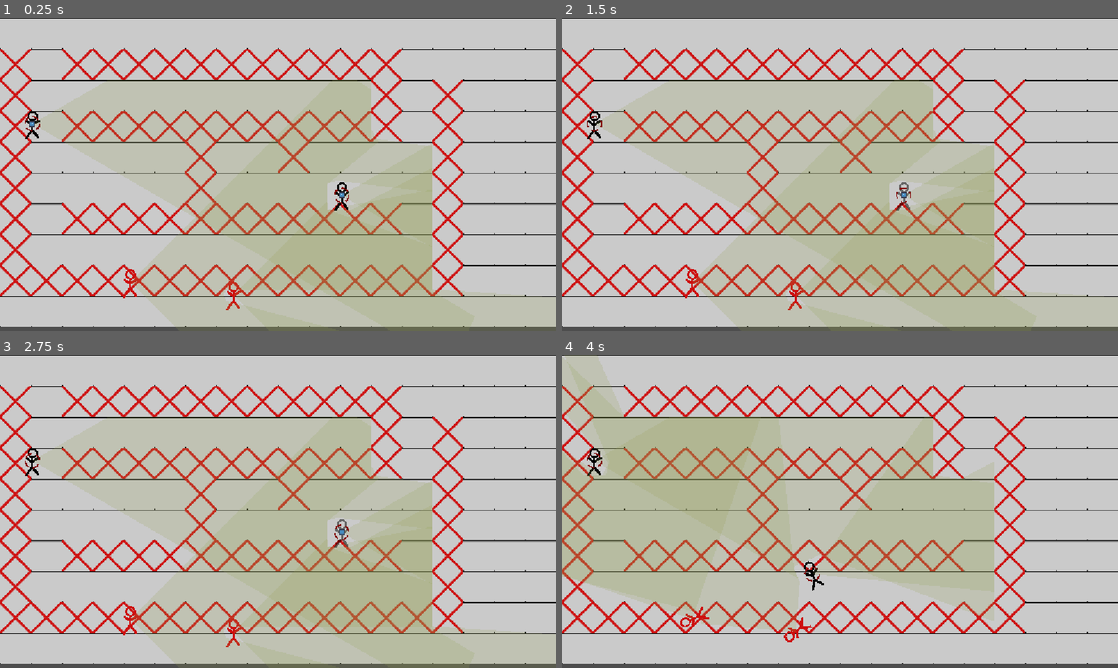
Above: before the commit, frames 1-4 (two rows, left to right).
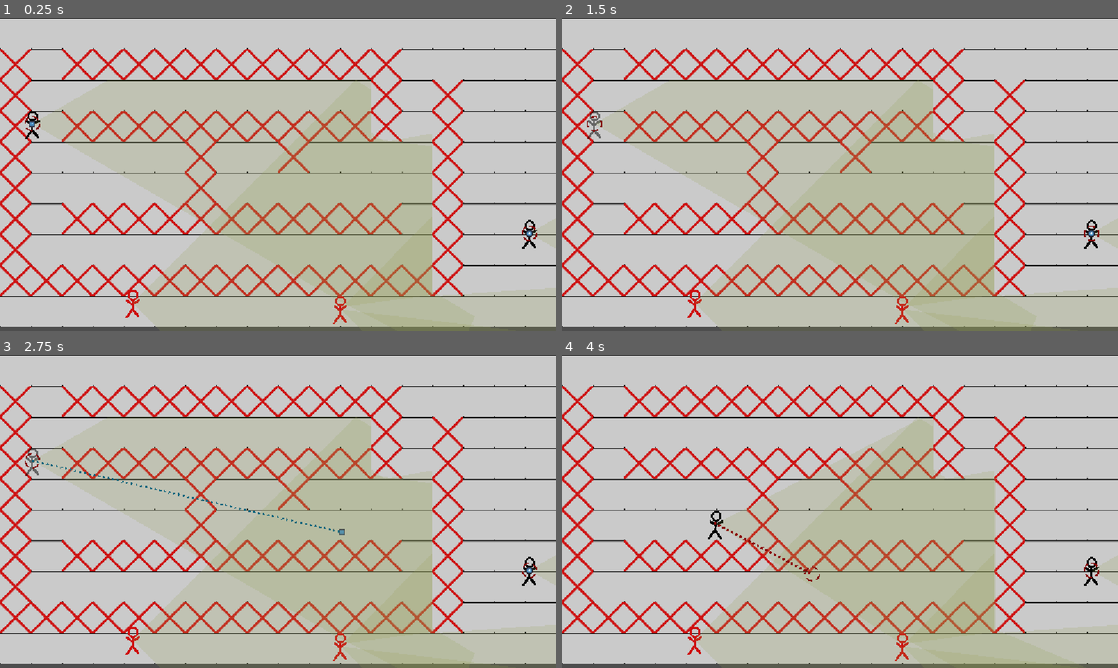
Above: after the commit, the same moments.

Repository: NevenIlincic/Tactical_Move
Game: Godot game, scene res://Scenes/Test_Scene.tscn
Same seed, same stepped clock (60 frames per second), same inputs: the game is played once before the commit and once after it. The engine's default icon, where the game draws it, is replaced by a stand-in: a white triangle on a blue panel in a dark square.
Inputs (mouse positions are in pixels of both pictures, inside the frame that each line leads up to):
- Up to frame 1 (0.25 s): no input
- Up to frame 2 (1.5 s): tap Enter at 0.5 s; move the mouse to (595, 124) at 0.52 s; right-click (595, 124) at 0.6 s; click (595, 124) at 0.67 s; tap Z (rotate_player_after_move) at 0.8, 1.35 s; tap W (reset_look_at_path) at 1.25 s; move the mouse to (901, 196) at 1.27 s; click (901, 196) at 1.42 s
- Up to frame 3 (2.75 s): right-click (339, 533) at 1.55 s; tap Q (reset_path) at 2 s; move the mouse to (333, 442) at 2.02 s; press the mouse at (333, 442) at 2.03 s; tap Z (rotate_player_after_move) at 2.3 s
- Up to frame 4 (4 s): tap X (reset_rotate_player_after_move) at 2.75 s; move the mouse to (812, 574) at 2.77 s; release the mouse at (812, 574) at 2.78 s; tap Space (move_confirm) at 2.85 s; click (812, 574) at 2.92 s; right-click (812, 574) at 3.05 s; move the mouse to (1006, 558) at 3.52 s; right-click (1006, 558) at 3.6 s; click (1006, 558) at 3.67 s; tap Z (rotate_player_after_move) at 3.8 s

The runs differ from the first frame. In frame 1, 0.9% of the frame differs, in the area x 22-100%, y 37-98%; in frame 2, 1.0%; in frame 3, 1.1%; in frame 4, 27%, in the area x 0-100%, y 0-100%.

Commit message:
[UPDATE] Refactor Soldier, Player and Enemy script

Diff:
--- a/Scenes/Test_Scene.tscn
+++ b/Scenes/Test_Scene.tscn
@@ -78,9 +78,10 @@
 weapon_stats = ExtResource("8_argnq")
 metadata/_custom_type_script = "uid://bqnc1ha42r85"
 
-[sub_resource type="Resource" id="Resource_8c5ma"]
-script = ExtResource("5_8c5ma")
-base_value = 45.0
+[sub_resource type="Resource" id="Resource_6uspl"]
+resource_local_to_scene = true
+script = ExtResource("5_8c5ma")
+base_value = 30.0
 metadata/_custom_type_script = "uid://bencr8mnns7ut"
 
 [sub_resource type="Resource" id="Resource_stuxa"]
@@ -104,8 +105,13 @@
 speed = SubResource("Resource_xq73l")
 reaction_time = SubResource("Resource_42oyf")
 max_travel_distance = SubResource("Resource_stuxa")
-HP = SubResource("Resource_8c5ma")
-metadata/_custom_type_script = "uid://cp4iog725gtuq"
+HP = SubResource("Resource_6uspl")
+metadata/_custom_type_script = "uid://cp4iog725gtuq"
+
+[sub_resource type="Resource" id="Resource_tq75k"]
+script = ExtResource("7_88mxo")
+weapon_stats = ExtResource("8_argnq")
+metadata/_custom_type_script = "uid://bqnc1ha42r85"
 
 [sub_resource type="Resource" id="Resource_518se"]
 resource_local_to_scene = true
@@ -113,34 +119,24 @@
 base_value = 30.0
 metadata/_custom_type_script = "uid://bencr8mnns7ut"
 
-[sub_resource type="Resource" id="Resource_tq75k"]
+[sub_resource type="Resource" id="Resource_7tbrw"]
+resource_local_to_scene = true
+script = ExtResource("6_ltieu")
+speed = SubResource("Resource_xq73l")
+reaction_time = SubResource("Resource_42oyf")
+max_travel_distance = SubResource("Resource_stuxa")
+HP = SubResource("Resource_518se")
+metadata/_custom_type_script = "uid://cp4iog725gtuq"
+
+[sub_resource type="Resource" id="Resource_3vrl3"]
+script = ExtResource("7_88mxo")
+weapon_stats = ExtResource("8_argnq")
+metadata/_custom_type_script = "uid://bqnc1ha42r85"
+
+[sub_resource type="Resource" id="Resource_q2r4x"]
+resource_local_to_scene = true
 script = ExtResource("5_8c5ma")
 base_value = 1000.0
-metadata/_custom_type_script = "uid://bencr8mnns7ut"
-
-[sub_resource type="Resource" id="Resource_3vrl3"]
-script = ExtResource("5_8c5ma")
-base_value = 0.4
-metadata/_custom_type_script = "uid://bencr8mnns7ut"
-
-[sub_resource type="Resource" id="Resource_6uspl"]
-script = ExtResource("5_8c5ma")
-base_value = 250.0
-metadata/_custom_type_script = "uid://bencr8mnns7ut"
-
-[sub_resource type="Resource" id="Resource_7tbrw"]
-resource_local_to_scene = true
-script = ExtResource("6_ltieu")
-speed = SubResource("Resource_6uspl")
-reaction_time = SubResource("Resource_3vrl3")
-max_travel_distance = SubResource("Resource_tq75k")
-HP = SubResource("Resource_518se")
-metadata/_custom_type_script = "uid://cp4iog725gtuq"
-
-[sub_resource type="Resource" id="Resource_q2r4x"]
-resource_local_to_scene = true
-script = ExtResource("5_8c5ma")
-base_value = 30.0
 metadata/_custom_type_script = "uid://bencr8mnns7ut"
 
 [sub_resource type="Resource" id="Resource_nja13"]
@@ -188,21 +184,22 @@
 
 [node name="Player" parent="." unique_id=1108589071 instance=ExtResource("4_10mtb")]
 position = Vector2(67, 219)
-current_engagement_rule = 2
 soldier_stats = SubResource("Resource_grcoo")
 weapons = Array[ExtResource("6_mykrp")]([SubResource("Resource_yn6en")])
 
 [node name="Enemy3" parent="." unique_id=2042909401 instance=ExtResource("5_svcn8")]
-position = Vector2(484, 573)
+position = Vector2(705, 602)
 HP = 20.0
 soldier_stats = SubResource("Resource_513u8")
+weapons = Array[ExtResource("6_mykrp")]([SubResource("Resource_tq75k")])
 
 [node name="Enemy2" parent="." unique_id=2085944523 instance=ExtResource("5_svcn8")]
-position = Vector2(270, 547)
+position = Vector2(275, 590)
 soldier_stats = SubResource("Resource_7tbrw")
+weapons = Array[ExtResource("6_mykrp")]([SubResource("Resource_3vrl3")])
 
 [node name="Player2" parent="." unique_id=1802276897 instance=ExtResource("4_10mtb")]
-position = Vector2(708, 367)
-current_engagement_rule = 1
+position = Vector2(1097, 446)
+current_engagement_rule = 2
 soldier_stats = SubResource("Resource_nja13")
 weapons = Array[ExtResource("6_mykrp")]([SubResource("Resource_kw30y")])
--- a/Scenes/test_scene.gd
+++ b/Scenes/test_scene.gd
@@ -15,6 +15,7 @@
 
 var current_state: State
 
+var nesto
 func _ready() -> void:
 	for player in get_tree().get_nodes_in_group("Player"):
 		if player is Player:
--- a/Scripts/Patterns/State/Level_State/action_state.gd
+++ b/Scripts/Patterns/State/Level_State/action_state.gd
@@ -22,7 +22,6 @@
 	connect_to_signals()
 
 	vision_manager = VisionManager.new()
-
 	for player: Soldier in alive_soldiers.keys():
 		player.do_actions()
 
@@ -42,14 +41,6 @@
 
 	for player: Soldier in alive_soldiers.keys():
 		player.do_while_action(delta)
-		#if len(alive_soldiers) == 1:
-			#print(player.is_soldier_walking(), " ", player.has_enemies_in_sight())
-		#if not player.is_in_finished_state():
-			#all_players_finished_moves = false
-
-	#if all_players_finished_moves:
-		#await level.get_tree().create_timer(1.0).timeout
-		#level.set_level_state(PlayerSetMoveState.new([level]))
 
 func check_for_deletion():
 	for player in alive_soldiers.keys():
--- a/Scripts/Patterns/State/Weapon_State/weapon_shooting_state.gd
+++ b/Scripts/Patterns/State/Weapon_State/weapon_shooting_state.gd
@@ -28,8 +28,5 @@
 func check_can_shoot_target():
 	return current_weapon.enemy_to_shoot and not current_weapon.enemy_to_shoot.is_killed
 
-#HAS TO BE OVERRIDEN!
 func on_target_killed(enemy_killed: Soldier, killed_by: Soldier):
 	Signals.enemy_soldier_killed.emit(enemy_killed, killed_by)
-	#killed_by.on_enemy_soldier_killed(enemy_killed, killed_by)
-	#Signals.enemy_killed.emit(current_weapon.enemy_to_shoot, current_weapon.weapon_owner)
--- a/Scripts/Patterns/Strategy/Engagement_Strategy/stop_shoot_following_strategy.gd
+++ b/Scripts/Patterns/Strategy/Engagement_Strategy/stop_shoot_following_strategy.gd
@@ -6,7 +6,6 @@
 		player.current_weapon.change_enemy_to_shoot(enemy)
 	player.follow_enemy_with_rotation = true
 	player.set_point_to_look(enemy)
-
 	stop_movement(player)
 
 	if not (player.current_weapon.weapon_state is WeaponReloadState
--- a/Scripts/Soldier/Enemy/enemy.gd
+++ b/Scripts/Soldier/Enemy/enemy.gd
@@ -5,8 +5,6 @@
 @export var HP: float = 100.0
 #FOR PLAYER
 var num_seen_by: int = 0
-
-#FOR ENEMY
 
 func show_enemy():
 	visible = true
@@ -18,39 +16,26 @@
 		visible = false
 
 func _ready() -> void:
-	#pass
+	super._ready()
 	#visible = false
 	engagement_strategy = StopShootFollowingStrategy.new()
 	point_to_look = Vector2.ZERO
-	#connect_to_signals()
-	#var tween = create_tween()
-	#tween.tween_property(self, "global_position", Vector2(20,20), 40)
 
-func do_while_action(delta: float):
-	check_enemy_looking_at()
+func set_point_to_look(point):
+	point_to_look = point
+	if not check_is_point_to_look_vector():
+		point_to_look = point.global_position
 
-func do_actions():
+
+func _pre_move_actions():
+	#ADD LOGIC FOR PLAYER MOVEMENT (probably will use built-in A* algorithm)
+	#var i: int = randi() % 500 + 1
+	#player_path.append(Vector2(i, i)) #Only for test
 	Signals.player_move_finished.emit(self)
-func set_point_to_look(point):
-	pass
+	#check_soldier_has_action()
 
 func check_enemy_looking_at():
 	if enemy_to_shoot:
 		look_at(enemy_to_shoot.global_position)
 	else:
 		look_at(point_to_look)
-
-#func connect_to_signals():
-	#Signals.shoot_player.connect(_on_player_seen)
-	#Signals.hide_player.connect(_on_player_lost)
-#
-#func _on_player_seen(enemy: Enemy, player: Player):
-	#if enemy != self:
-		#return
-	#enemies_in_sight[player] = true
-	#on_engagement_action(player)
-	#
-#func _on_player_lost(enemy: Enemy, player: Player):
-	#if self != enemy or not player:
-		#return
-	#enemies_in_sight[player] = true
--- a/Scripts/Soldier/Player/player.gd
+++ b/Scripts/Soldier/Player/player.gd
@@ -5,7 +5,6 @@
 var is_selected: bool = false
 
 #LINE PATH NODES
-var player_path: Array[Vector2]
 @onready var player_path_line: PlayerPathLine = $Player_Path_Line
 @onready var player_look_at_line: PlayerLookAtLine = $Player_Look_At_Line
 @onready var player_look_at_line_after_move: Line2D = $Player_Look_At_Line_After_Move
@@ -31,28 +30,15 @@
 #####
 #VISION (FOW)
 var rays: Array[RayCast2D] = []
-
-
-
 func _ready() -> void:
 	super._ready()
-	player_path.append(global_position)
 	set_up_lines_data()
 	#connect_to_signals()
-	if not weapons.is_empty():
-		current_weapon = weapons[0]
-		current_weapon.set_weapon_owner(self)
 
 	change_engagement_strategy(current_engagement_rule)
 	#MOVE TO POSITION MARKER
 	animation_player.play("Position_Marker_Rotation")
 	move_to_position_marker.global_position = global_position
-
-#func is_player_shooting() -> bool:
-	#return is_shooting
-
-#Checks if player is in his finished state
-
 
 func set_up_lines_data():
 	player_path_line.add_point(global_position)
@@ -61,33 +47,22 @@
 	player_look_at_line_after_move.add_point(global_position)
 
 func set_after_move_looking_point(point: Vector2):
-	after_move_looking_point = point
+	super.set_after_move_looking_point(point)
 	if player_look_at_line_after_move.get_point_count() == 1:
 		player_look_at_line_after_move.add_point(point)
 	else:
 		player_look_at_line_after_move.set_point_position(1, point)
 func reset_after_move_looking_point():
-	after_move_looking_point = null
+	super.reset_after_move_looking_point()
 	player_look_at_line_after_move.clear_points()
 	if len(player_path) > 1:
 		player_look_at_line_after_move.add_point(player_path[-1])
 	else:
 		player_look_at_line_after_move.add_point(global_position)
-#func connect_to_signals():
-	##Signals.move_player.connect(move)
-	#Signals.show_enemy.connect(_on_enemy_seen)
-	#Signals.hide_enemy.connect(_on_enemy_lost)
-	##Signals.enemy_killed.connect(_on_enemy_killed)
 
-#Called when ActionState
-func do_while_action(delta: float):
-	check_is_enemy_in_sight()
-	set_player_looking_at()
-	#vision_polygon.update_vision()
+func do_while_action_extra():
 	move_player_look_at_line_start_position()
 	gradually_remove_path_line()
-	if current_weapon:
-		current_weapon.update(delta)
 
 func change_engagement_strategy(rule: EngagementRules):
 	match rule:
@@ -129,11 +104,8 @@
 	if not check_is_point_to_look_vector():
 		point_to_look = point.global_position
 		look_at_position_sprite.visible = false
-		#if not initial_point:
-			#initial_point = point_to_look
 		return
-	#if not initial_point:
-			#initial_point = point_to_look
+
 	look_at_position_sprite.visible = true
 	look_at_position_sprite.global_position = point_to_look
 	if player_look_at_line.get_point_count() == 1:
@@ -145,68 +117,13 @@
 	point_to_look = null
 	player_look_at_line.reset_path()
 
-func check_is_point_to_look_vector() -> bool:
-	if point_to_look:
-		if point_to_look is Vector2:
-			return true
-		return false
-	return false
 func set_player_path(new_path: Array[Vector2]):
 	player_path = new_path
 
-func do_initial_player_rotation(tween: Tween):
-	var target_point: Vector2 = global_position
-	if point_to_look:
-		target_point = point_to_look
-	#if point_to_look:
-	var	target_angle = global_position.angle_to_point(target_point)
-	var start_angle = rotation
-
-	tween.tween_method(
-		func(weight: float): rotation = lerp_angle(start_angle, target_angle, weight),
-		0.0, 1.0, 0.15
-	)
-	await tween.finished.connect(_on_rotation_stop)
-	#else:
-		#tween.kill()
-func do_movement(tween: Tween):
-	#if len(player_path) > 1:
-	var current_position = global_position
-	for target_position in player_path:
-		var distance = current_position.distance_to(target_position)
-		var duration = distance / soldier_stats.speed.get_value()
-		tween.tween_property(self, "global_position", target_position, duration)
-
-		current_position = target_position
-	await tween.finished.connect(_on_move_stop)
-	#else:
-		#tween.kill()
-
-func _on_move_stop():
-	is_walking = false
-	if after_move_looking_point:
-		point_to_look = after_move_looking_point
-		var tween: Tween = create_tween()
-		do_initial_player_rotation(tween)
-		await tween.finished
-		reset_after_move_looking_point()
-		set_player_looking_at()
-		#if not enemies_in_sight.is_empty():
-		#	Signals.player_move_continued.emit(self)
-	if is_in_finished_state():
-		Signals.player_move_finished.emit(self)
-func _on_rotation_stop():
-	if is_in_finished_state():
-		Signals.player_move_finished.emit(self)
-
-func check_soldier_has_action():
-	if len(player_path) > 1 or point_to_look:
-		Signals.player_move_continued.emit(self)
 #Executes when player confirmes end moves
 func do_actions():
 	is_walking = true
 	check_soldier_has_action()
-	#check_for_temporary_perks()
 	player_look_at_line.reset_path()
 	await _move()
 	_on_actions_finished()
@@ -216,26 +133,8 @@
 func check_for_temporary_perks():
 	UpgradeManager.apply_movement_penalty_perk(self)
 
-var rotation_tween: Tween
-var move_tween: Tween
-func _move():
-	is_walking = true
-	rotation_tween = create_tween()
-	move_tween = create_tween()
-	do_initial_player_rotation(rotation_tween)
-	do_movement(move_tween)
-	if move_tween and move_tween.is_valid():
-		await move_tween.finished
-	if rotation_tween and rotation_tween.is_valid():
-		await rotation_tween.finished
-	is_walking = false
-
-
-func _on_actions_finished():
-	player_path.clear()
-	point_to_look = null
-	player_path.append(global_position)
-
+func _pre_move_actions():
+	check_soldier_has_action()
 
 
 func _on_selection_area_input_event(viewport: Node, event: InputEvent, shape_idx: int) -> void:
@@ -256,15 +155,17 @@
 
 
 func reset_path():
-	player_path.clear()
-	player_path.append(global_position)
+	super.reset_path()
+	#player_path.clear()
+	#player_path.append(global_position)
 	player_path_line.reset_path()
 	move_to_position_marker.global_position = global_position
-	reset_after_move_looking_point()
+	#reset_after_move_looking_point()
 
 func _on_enemy_seen_extra(enemy: Soldier) -> void:
 	(enemy as Enemy).show_enemy()
 
 func _on_enemy_lost_extra(enemy: Soldier) -> void:
-	(enemy as Enemy).hide_enemy()
+	if not enemy is Player:
+		(enemy as Enemy).hide_enemy()
 	#point_to_look = null
--- a/Scripts/Soldier/soldier.gd
+++ b/Scripts/Soldier/soldier.gd
@@ -7,11 +7,15 @@
 var is_killed: bool = false
 var is_walking: bool = false
 var follow_enemy_with_rotation = false
+
 var enemy_to_shoot: Soldier
 var enemies_in_sight: Dictionary = {} #{Soldier: true}
 var after_move_looking_point #Vector2/null
 var point_to_look #Vector2/Soldier
-
+var player_path: Array[Vector2]
+
+var rotation_tween: Tween
+var move_tween: Tween
 
 @export var soldier_stats: PlayerStats:
 	set(value):
@@ -33,13 +37,21 @@
 @export var current_weapon: Weapon
 
 func _ready() -> void:
+	connect_to_signals()
+	player_path.append(global_position)
+
+	if not weapons.is_empty():
+		current_weapon = weapons[0]
+		current_weapon.set_weapon_owner(self)
+
+func _physics_process(delta: float) -> void:
+	vision_polygon.update_vision()
+	#print(is_walking, " ", has_enemies_in_sight())
+
+func connect_to_signals():
 	Signals.enemy_soldier_killed.connect(_on_enemy_soldier_killed)
 	Signals.show_enemy.connect(_on_enemy_seen)
 	Signals.hide_enemy.connect(_on_enemy_lost)
-
-func _physics_process(delta: float) -> void:
-	vision_polygon.update_vision()
-	#print(is_walking, " ", has_enemies_in_sight())
 
 func _on_enemy_soldier_killed(enemy_killed: Soldier, killed_by: Soldier):
 	if enemies_in_sight.has(enemy_killed):
@@ -69,10 +81,26 @@
 		return false
 	return not enemies_in_sight.is_empty()
 
+func check_soldier_has_action():
+	if len(player_path) > 1 or point_to_look:
+		Signals.player_move_continued.emit(self)
+func set_after_move_looking_point(point: Vector2):
+	after_move_looking_point = point
+func reset_after_move_looking_point():
+	after_move_looking_point = null
+
 func check_is_enemy_in_sight():
 	if enemy_to_shoot:
 		if follow_enemy_with_rotation:
 			set_point_to_look(enemy_to_shoot)
+
+func check_is_point_to_look_vector() -> bool:
+	return point_to_look is Vector2
+
+func reset_path():
+	player_path.clear()
+	player_path.append(global_position)
+	reset_after_move_looking_point()
 
 func _on_enemy_seen(enemy: Soldier, soldier: Soldier):
 	if self != soldier:
@@ -90,7 +118,6 @@
 		engagement_strategy.execute(self, enemy)
 
 func _on_enemy_lost(enemy: Soldier, soldier: Soldier):
-	#print(self, " ", enemies_in_sight, " ", soldier)
 	if self != soldier or not enemy:
 		return
 	if enemies_in_sight.has(enemy):
@@ -102,11 +129,6 @@
 		enemy_to_shoot = null
 		if not current_weapon.weapon_state is WeaponReloadState:
 			current_weapon.change_weapon_state(WeaponIdleState.new())
-		#point_to_look = initial_point
-		#rotation_tween = create_tween()
-		#do_initial_player_rotation(rotation_tween)
-		#if rotation_tween and rotation_tween.is_valid():
-			#await rotation_tween.finished
 	else:
 		if enemy == enemy_to_shoot:
 			_select_next_enemy_to_shoot()
@@ -121,12 +143,78 @@
 	if enemy.is_killed:
 		enemy.queue_free()
 
+func do_soldier_rotation(tween: Tween):
+	var target_point: Vector2 = global_position
+	if point_to_look:
+		target_point = point_to_look
+	var	target_angle = global_position.angle_to_point(target_point)
+	var start_angle = rotation
+
+	tween.tween_method(
+		func(weight: float): rotation = lerp_angle(start_angle, target_angle, weight),
+		0.0, 1.0, 0.15
+	)
+	await tween.finished.connect(_on_rotation_stop)
+
+func _move():
+	is_walking = true
+	rotation_tween = create_tween()
+	move_tween = create_tween()
+	do_soldier_rotation(rotation_tween)
+	do_movement(move_tween)
+	if move_tween and move_tween.is_valid():
+		await move_tween.finished
+	if rotation_tween and rotation_tween.is_valid():
+		await rotation_tween.finished
+	is_walking = false
+func do_movement(tween: Tween):
+	var current_position = global_position
+	for target_position in player_path:
+		var distance = current_position.distance_to(target_position)
+		var duration = distance / soldier_stats.speed.get_value()
+		tween.tween_property(self, "global_position", target_position, duration)
+
+		current_position = target_position
+	await tween.finished.connect(_on_move_stop)
+
+func _on_rotation_stop():
+	if is_in_finished_state():
+		Signals.player_move_finished.emit(self)
+
+func _on_move_stop():
+	is_walking = false
+	if after_move_looking_point:
+		point_to_look = after_move_looking_point
+		var tween: Tween = create_tween()
+		do_soldier_rotation(tween)
+		await tween.finished
+		reset_after_move_looking_point()
+		set_player_looking_at()
+	if is_in_finished_state():
+		Signals.player_move_finished.emit(self)
+
+func _on_actions_finished():
+	player_path.clear()
+	point_to_look = null
+	player_path.append(global_position)
+
+#TEMPLATE METHODS
+func do_while_action(delta: float):
+	check_is_enemy_in_sight()
+	set_player_looking_at()
+	if current_weapon:
+		current_weapon.update(delta)
+	do_while_action_extra()
+
+func do_actions():
+	_pre_move_actions()
+	await _move()
+	_on_actions_finished()
+
+
 #HAS TO BE OVERRIDEN
-func _on_enemy_lost_extra(enemy: Soldier):
-	pass
-func do_while_action(delta: float):
-	pass
-func set_point_to_look(point):
-	pass
-func check_soldier_has_action():
-	pass
+func _on_enemy_lost_extra(enemy: Soldier): pass
+func set_point_to_look(point): pass
+func set_player_looking_at(): pass
+func do_while_action_extra(): pass
+func _pre_move_actions(): pass
--- a/Scripts/Weapon/weapon.gd
+++ b/Scripts/Weapon/weapon.gd
@@ -19,8 +19,8 @@
 func _init():
 	change_weapon_state(WeaponIdleState.new())
 
-func set_weapon_owner(player: Player):
-	weapon_owner = player
+func set_weapon_owner(soldier: Soldier):
+	weapon_owner = soldier
 
 func change_weapon_state(new_state: WeaponState):
 	weapon_state = new_state
